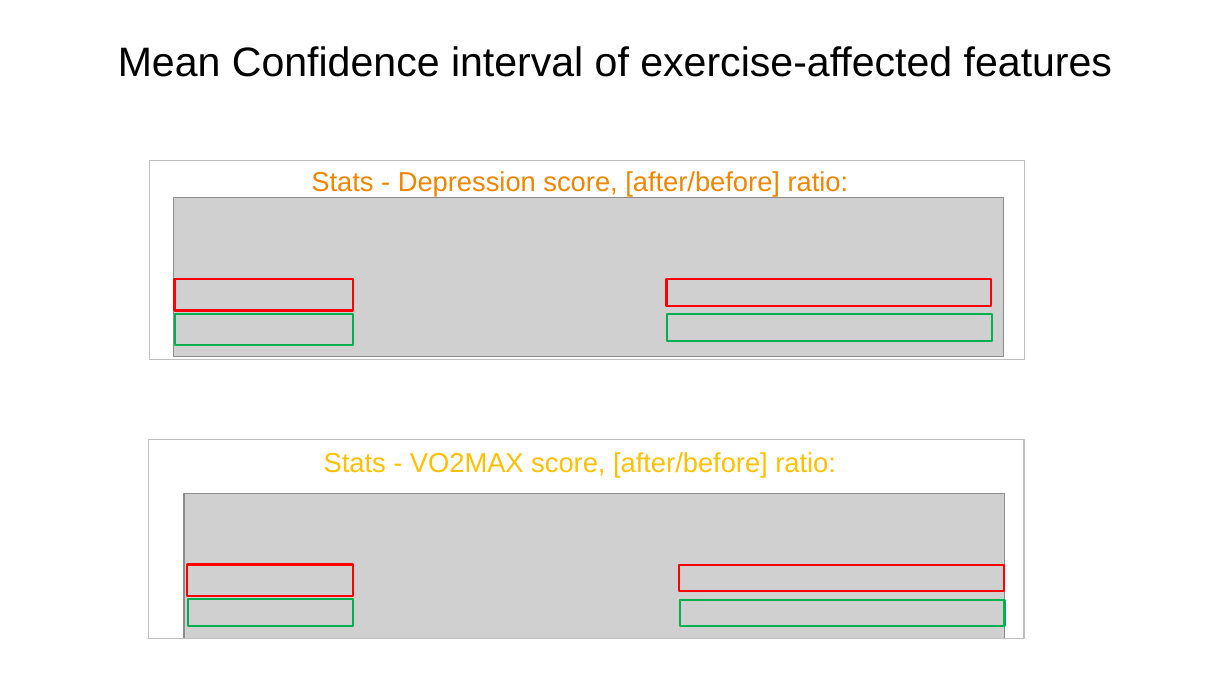
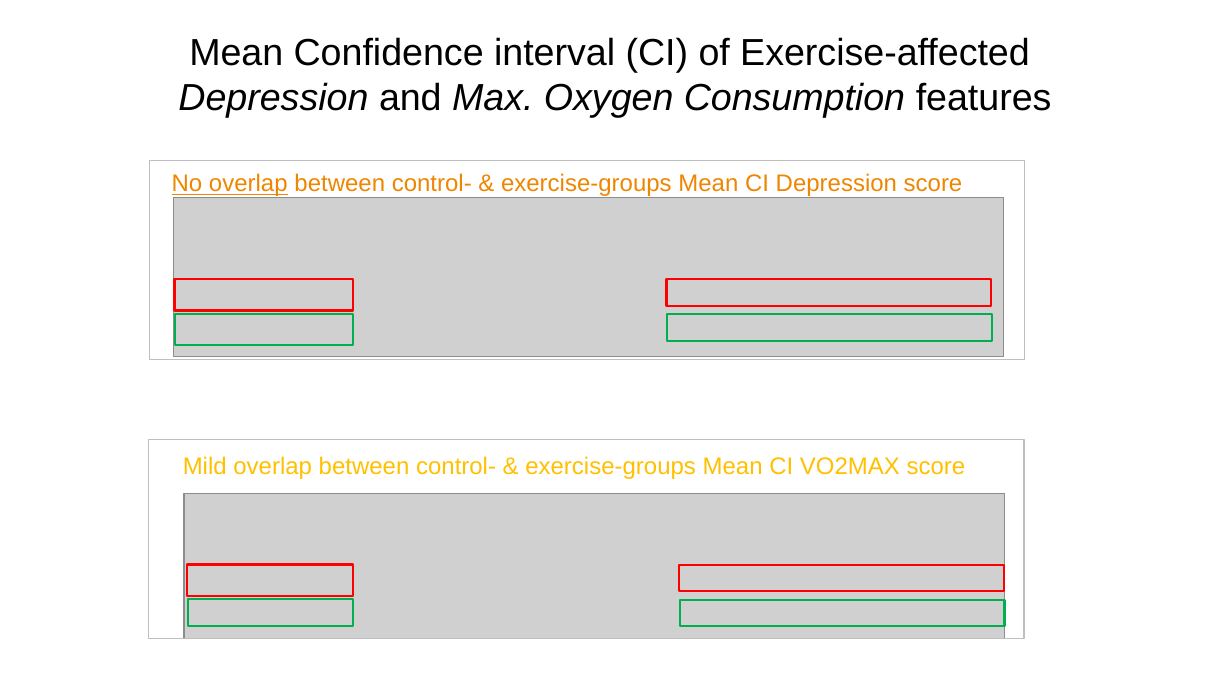
Before and after one commit to Oren-BenA/EDA_Exercise_Mental, a slide deck: slide 14 of EDA_04-07-2023_0_57.pptx. Drawn at 1232x693 pixels with LibreOffice and Linux fonts; fonts in the diff are those of the drawing; grey boxes stand for pictures. Boxes give left, top, right and bottom in pixels: in the first picture for what was removed or moved away, otherwise in the second. Text is boxed around its words. In the diff, an @@ line names an element or a change of style, - is before the commit and + after.

```diff
--- a/EDA_04-07-2023_0_57.pptx
+++ b/EDA_04-07-2023_0_57.pptx
@@ text at [178,37,1052,117]: text changed; size 24 to 22 pt @@
-Mean Confidence interval of exercise-affected features
+Mean Confidence interval (CI) of Exercise-affected
+Depression and Max. Oxygen Consumption features
@@ text at [172,173,963,196]: text changed; size 16 to 14 pt @@
-Stats - Depression score, [after/before] ratio:
+No overlap between control- & exercise-groups Mean CI Depression score
@@ text at [183,456,966,479]: text changed; size 16 to 14 pt @@
-Stats - VO2MAX score, [after/before] ratio:
+Mild overlap between control- & exercise-groups Mean CI VO2MAX score
```
Also in this commit, not shown: 5 other slides changed, 2 other files.
